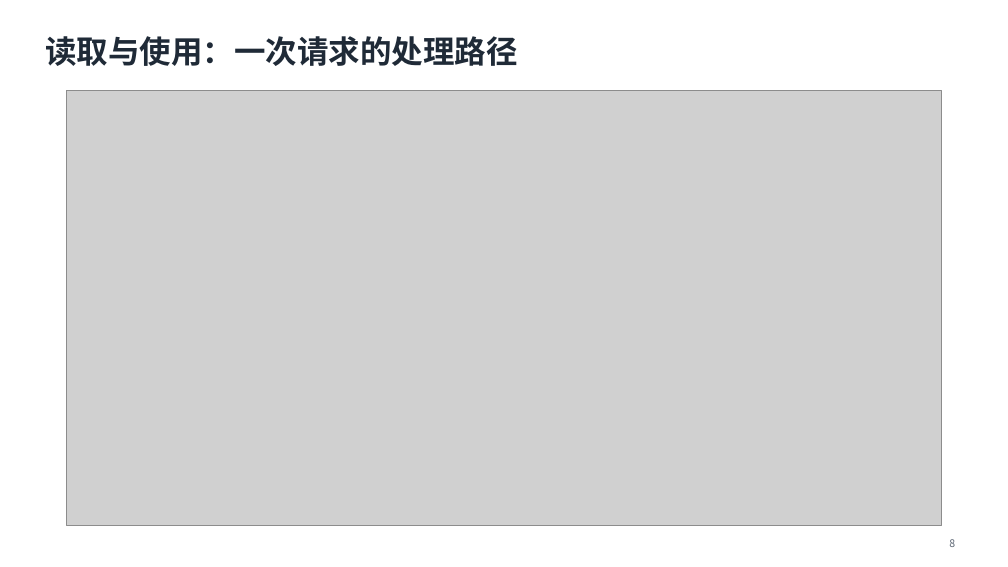
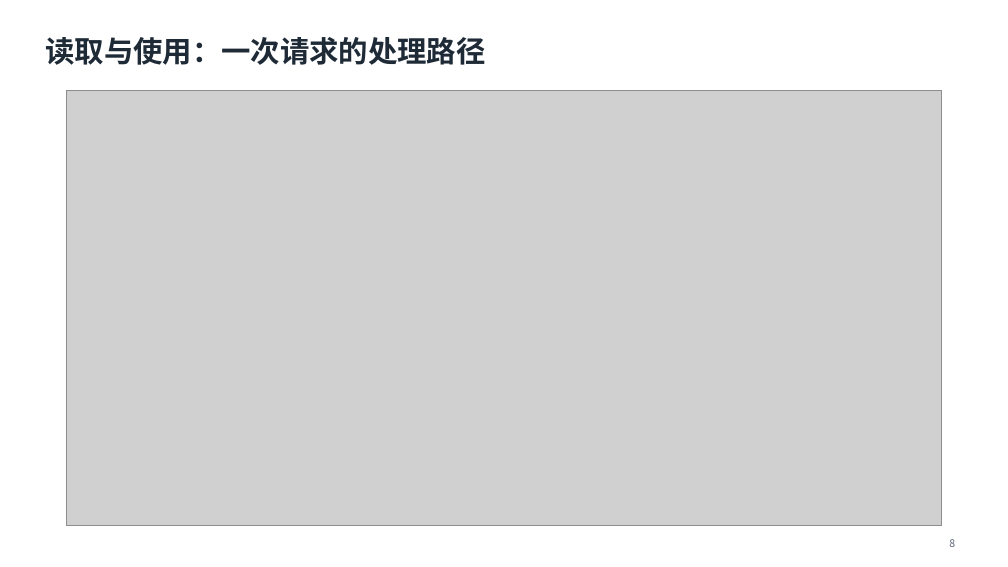
Before and after one commit to mmmttt000045/agent4db-adapter, a slide deck: slide 8 of docs/mavra-system.pptx. Drawn at 1008x567 pixels with LibreOffice and Linux fonts; fonts in the diff are those of the drawing; grey boxes stand for pictures. Boxes give left, top, right and bottom in pixels: in the first picture for what was removed or moved away, otherwise in the second. Text is boxed around its words. In the diff, an @@ line names an element or a change of style, - is before the commit and + after.

```diff
--- a/docs/mavra-system.pptx
+++ b/docs/mavra-system.pptx
@@ title "读取与使用：一次请求的处理路径" at [45,37,485,65]: size 30 to 28 pt @@
```
Also in this commit, not shown: 6 other slides changed, 7 slides added, 5 slides removed, 2 other files.
